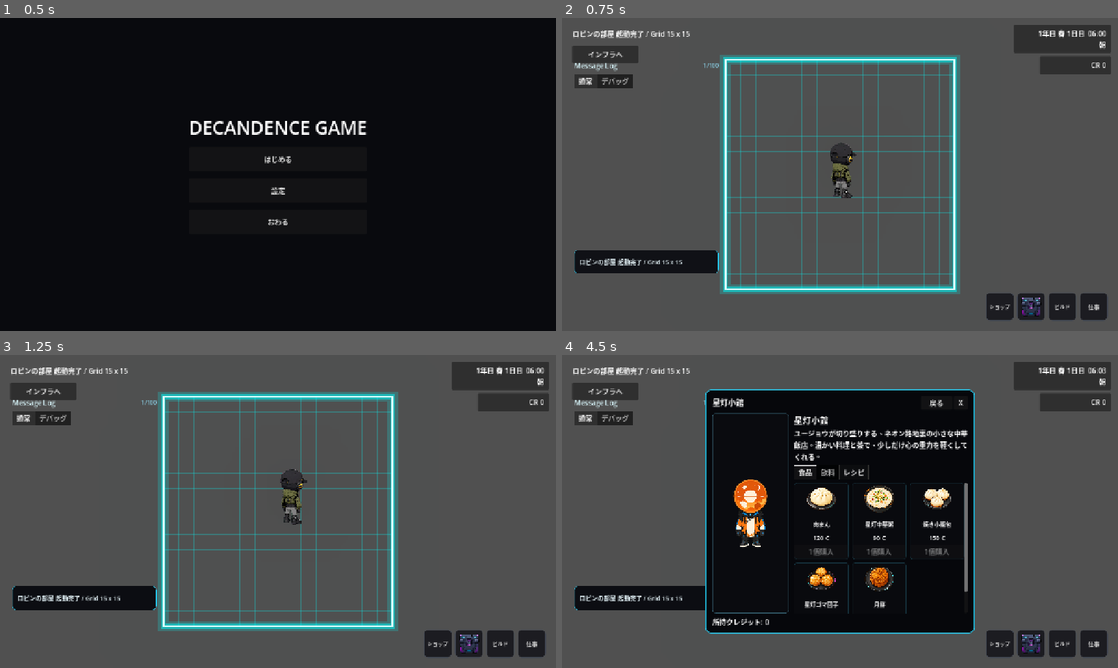
Above: before the commit, frames 1-4 (two rows, left to right).
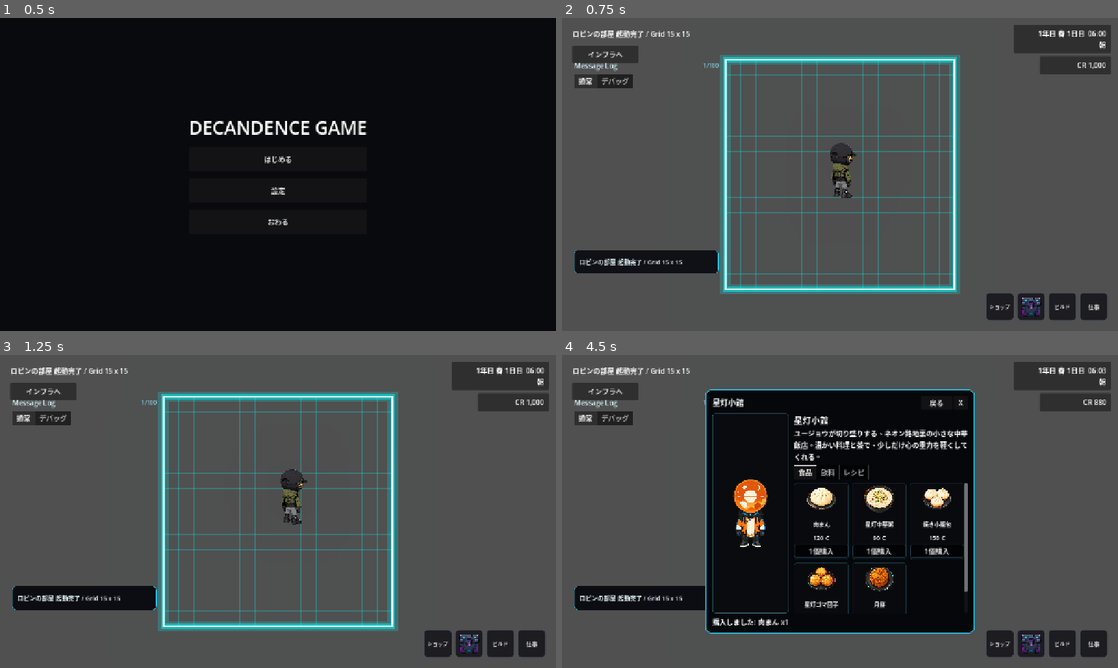
Above: after the commit, the same moments.

Repository: grimoire1089-coder/optimistic
Game: Godot game, scene res://Scenes/Boot/TitleScene.tscn
The game is run twice, just before and just after one commit, with the same random seed, the same clock (stepped at 60 frames per second) and the same inputs. Sound files missing from this copy of the repository are replaced by a short silence.
Inputs (mouse positions are in pixels of both pictures, inside the frame that each line leads up to):
- Up to frame 1 (0.5 s): no input
- Up to frame 2 (0.75 s): click "はじめる" at 0.5 s
- Up to frame 3 (1.25 s): no input
- Up to frame 4 (4.5 s): click "ショップ" at 1.25 s; click (756, 483) at 2.02 s; click "戻る" at 2.75 s; click (840, 483) at 3.52 s; click (823, 552) at 4.25 s, where only the run after the commit has a clickable "1個購入"

Frame 1 is identical in both runs. In frame 2, less than 0.1% of the frame differs, in the area x 92-98%, y 14-17%; in frame 3, less than 0.1%; in frame 4, 0.6%, in the area x 27-98%, y 14-87%.

Commit message:
Grant starting basic income on new game

Diff:
--- a/Scripts/Scenes/Boot/TitleScene.gd
+++ b/Scripts/Scenes/Boot/TitleScene.gd
@@ -48,6 +48,10 @@
 		game_clock.reset_time()
 		game_clock.start()
 
+	var basic_income := get_node_or_null("/root/BasicIncome")
+	if basic_income != null and basic_income.has_method("reset_for_new_game"):
+		basic_income.call("reset_for_new_game")
+
 	SceneRouter.go_to_main()
 
 
